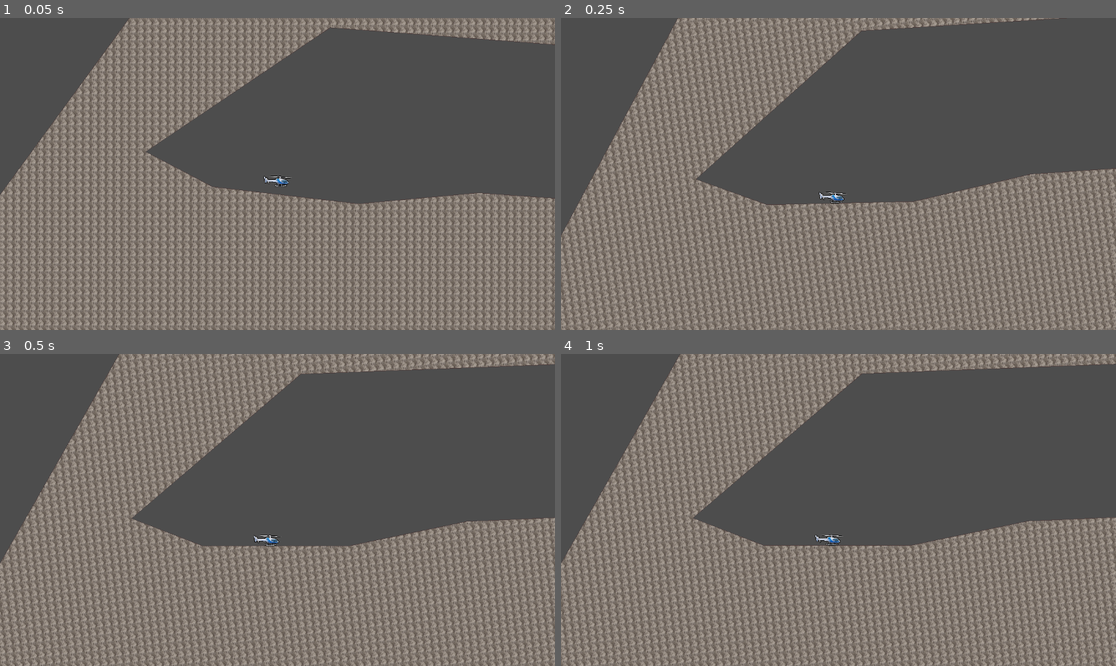
Above: before the commit, frames 1-4 (two rows, left to right).
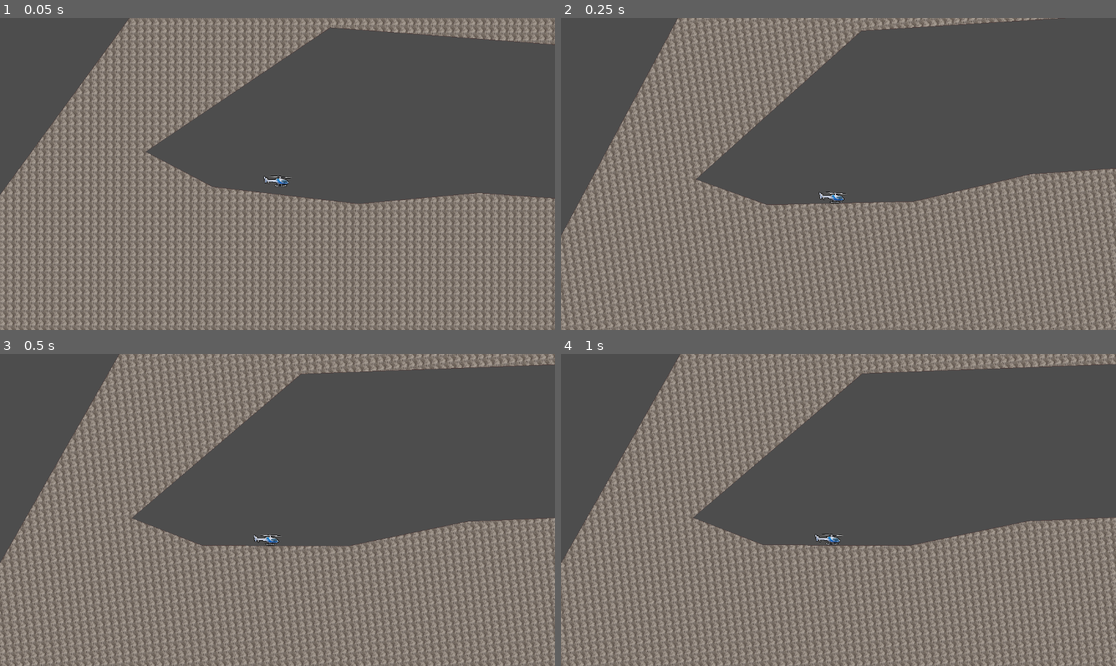
Above: after the commit, the same moments.

Repository: crispyBrownWork/fathelicopter
Game: Godot game, scene res://world_environment.tscn
The game is run twice, just before and just after one commit, with the same random seed, the same clock (stepped at 60 frames per second) and the same inputs.
Inputs (mouse positions are in pixels of both pictures, inside the frame that each line leads up to):
- Up to frame 1 (0.05 s): no input
- Up to frame 2 (0.25 s): no input
- Up to frame 3 (0.5 s): no input
- Up to frame 4 (1 s): tap Enter at 0.5 s; move the mouse to (960, 494) at 0.52 s; hold Right (ui_right) from 0.53 s (still down); hold Alt from 0.53 s (still down); click (960, 494) at 0.67 s; tap Space at 0.77 s

Frame 1 is identical in both runs. In frame 2, 0.5% of the frame differs, in the area x 0-100%, y 0-100%; in frame 3, 2.4%; in frame 4, 3.2%.

Commit message:
fixed camera

Diff:
--- a/RigidBody2D.gd
+++ b/RigidBody2D.gd
@@ -2,7 +2,7 @@
 
 
 @export var torque_strength: float = 3000.0  # Strength of the rotational force
-@export var return_torque: float = 1000.0  # Torque strength to return to upright position
+@export var return_torque: float = 250.0  # Torque strength to return to upright position
 @export var max_rotation_degrees: float = 180.0  # Maximum rotation limit
 @export var force_strength: float = 500.0 # Strength of the force applied
 
--- a/world_environment.tscn
+++ b/world_environment.tscn
@@ -607,8 +607,8 @@
 position_smoothing_speed = 20.0
 rotation_smoothing_enabled = true
 rotation_smoothing_speed = 30.0
-drag_horizontal_offset = -1.0
-drag_vertical_offset = -1.0
+drag_horizontal_offset = 1.0
+drag_vertical_offset = 1.0
 drag_left_margin = 0.0
 drag_top_margin = 0.0
 drag_right_margin = 0.0
